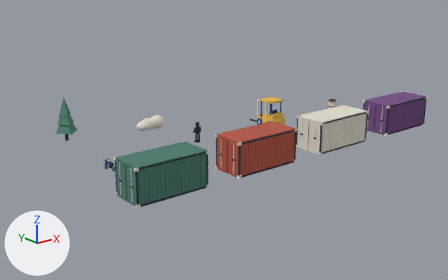
Two versions of the Blender file art_source/no_art_kit.blend, one commit apart.
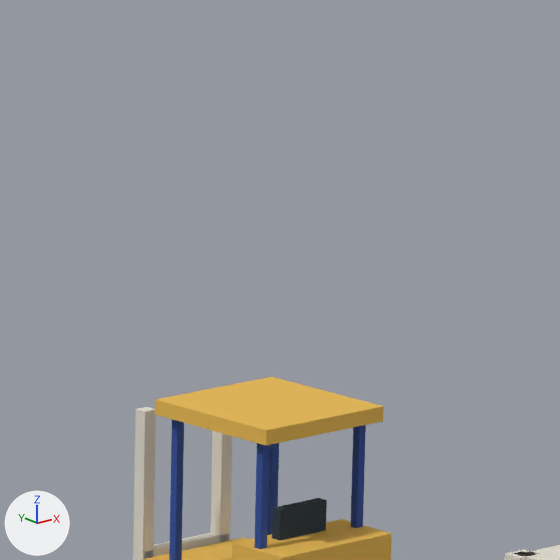
The first picture shows the older version from a camera (50 mm lens) standing at (-22.8, -35.6, 17.0) and looking at (14.0, 10.4, -1.3). The close-ups show the older and then the newer version on the part from 54% to 67% of the width and 20% to 41% of the height of that picture. Only the edits that show in the close-ups are written down. Lighting does not change. The marker at lower left points along +X, +Y and +Z.

Before the edit, the objects in view are built like this:
```python
me_cube_289 = bpy.data.meshes.new('Cube.289')
me_cube_289.from_pydata(...)  # 40 vertices, 38 faces; spans x -0.82..0.82, y -1.2..1.2, z -0.34..2.15
me_cube_289.materials.append(mat_yellow)  # orange #e9ba50
me_cube_291 = bpy.data.meshes.new('Cube.291')
me_cube_291.from_pydata(...)  # 112 vertices, 72 faces; spans x -0.26..1.62, y -1.71..0.41, z -1.63..0.88
me_cube_291.materials.append(mat_blue)  # blue #304f9d
me_cube_302 = bpy.data.meshes.new('Cube.302')
me_cube_302.from_pydata(...)  # 88 vertices, 58 faces; spans x -0.97..0.97, y -2.14..0.08, z -0.8..1.6
me_cube_302.materials.append(mat_cream)  # white #e5e0d2
ob_forklift_blue = bpy.data.objects.new('forklift_blue', me_cube_291)
ob_forklift_blue.parent = ob_forklift
ob_forklift_blue.location = (-0.68, 0.65, 1.65)
ob_forklift_cream = bpy.data.objects.new('forklift_cream', me_cube_302)
ob_forklift_cream.parent = ob_forklift
ob_forklift_cream.location = (0.0, 1.3, 0.8)
ob_forklift_yellow = bpy.data.objects.new('forklift_yellow', me_cube_289)
ob_forklift_yellow.parent = ob_forklift
ob_forklift_yellow.location = (0.0, 0.0, 0.48)
# also in view: 'forklift_ink' at (18.0, 9.0, 0.9)
```
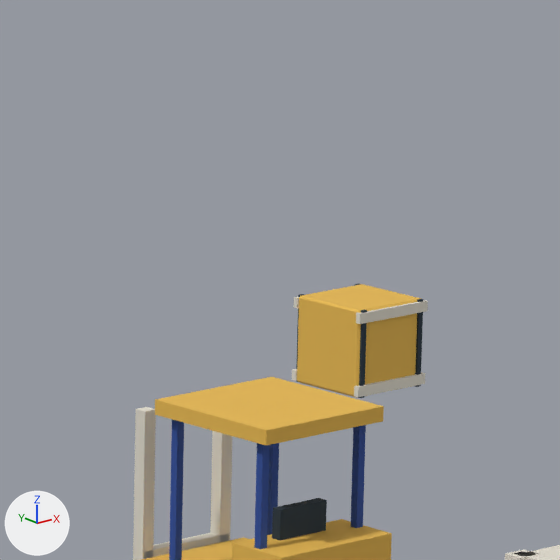
Scene script edits in JSON lines:
```json
{"op": "add", "block": "me_cube_316", "code": ["me_cube_316 = bpy.data.meshes.new('Cube.316')", "me_cube_316.from_pydata(...)  # a box spanning x -0.035..0.035, y -0.018..0.018, z -0.55..0.55; a box spanning x -0.035..0.035, y -1.138..-1.102, z -0.55..0.55; a box spanning x 0.925..0.995, y -0.018..0.018, z -0.55..0.55; a box spanning x 0.925..0.995, y -1.138..-1.102, z -0.55..0.55", "me_cube_316.materials.append(mat_ink)  # dark blue #243440"]}
{"op": "add", "block": "me_cube_312", "code": ["me_cube_312 = bpy.data.meshes.new('Cube.312')", "me_cube_312.from_pydata(...)  # a box spanning x -0.575..0.575, y -0.035..0.035, z -0.065..0.065; a box spanning x -0.575..0.575, y -1.155..-1.085, z -0.065..0.065; a box spanning x -0.575..0.575, y -0.035..0.035, z 0.855..0.985; a box spanning x -0.575..0.575, y -1.155..-1.085, z 0.855..0.985; a box spanning x -0.16..0.16, y 0.01..0.03, z 0.5..0.72", "me_cube_312.materials.append(mat_cream)  # white #e5e0d2"]}
{"op": "add", "block": "me_cube_311", "code": ["me_cube_311 = bpy.data.meshes.new('Cube.311')", "me_cube_311.from_pydata(...)  # 24 vertices, 26 faces; spans x -0.55..0.55, y -0.55..0.55, z -0.55..0.55", "me_cube_311.materials.append(mat_yellow)  # orange #e9ba50"]}
{"op": "add", "block": "ob_crate_ink", "code": ["ob_crate_ink = bpy.data.objects.new('crate_ink', me_cube_316)", "ob_crate_ink.parent = ob_crate", "ob_crate_ink.location = (-0.48, 0.56, 0.55)"]}
{"op": "add", "block": "ob_crate", "code": ["ob_crate = bpy.data.objects.new('crate', None)", "ob_crate.location = (27.0, 16.0, 0.0)"]}
{"op": "add", "block": "ob_crate_cream", "code": ["ob_crate_cream = bpy.data.objects.new('crate_cream', me_cube_312)", "ob_crate_cream.parent = ob_crate", "ob_crate_cream.location = (0.0, 0.56, 0.09)"]}
{"op": "add", "block": "ob_cargo", "code": ["ob_cargo = bpy.data.objects.new('cargo', me_cube_311)", "ob_cargo.parent = ob_crate", "ob_cargo.location = (0.0, 0.0, 0.55)"]}
```

Boxes (x1, y1, x2, y2) around the edits, measured in the close-ups (560 x 560 px):
```json
{"object": "cargo", "change": "added", "after": [297, 284, 421, 398], "on screen": "orange"}
{"object": "crate_cream", "change": "added", "after": [292, 296, 428, 397]}
{"object": "crate_ink", "change": "added", "after": [296, 284, 423, 398]}
```
